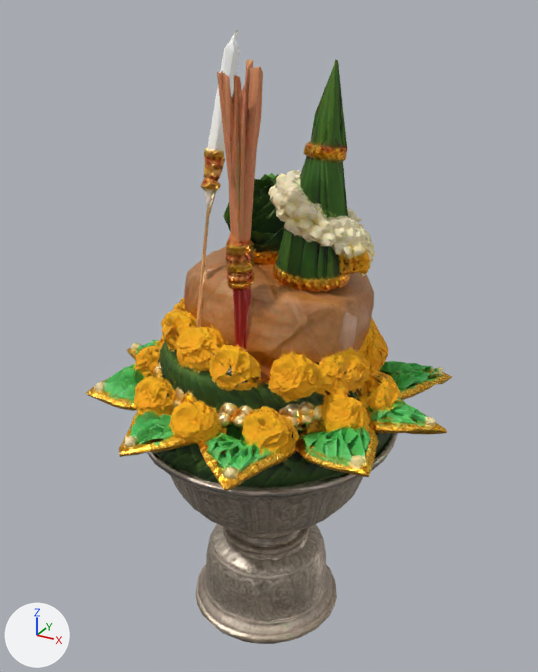
The glTF model assets/w3pewter.glb, before and after one commit.
Rendered twice from a camera (50 mm lens) standing at (0.269, -0.49, 0.514) and looking at (-0.004, 0.006, 0.266). Arrows for +X, +Y and +Z are at lower left; the lights stay in place. The picture after the commit comes second. Where no turn or scale is listed for an object, it has been applied to the vertices.

The scene before the commit, as lines of its bpy script (objects in view):
```python
me_output_unwrapped = bpy.data.meshes.new('output_unwrapped')
me_output_unwrapped.from_pydata(...)  # 7749 vertices, 16059 faces; spans x -0.152..0.152, y -0.139..0.139, z -0.25..0.25
me_output_unwrapped.materials.append(mat_bakedmaterial)
ob_output_unwrapped = bpy.data.objects.new('output_unwrapped', me_output_unwrapped)
ob_output_unwrapped.location = (0.0, 0.0, 0.25)
```
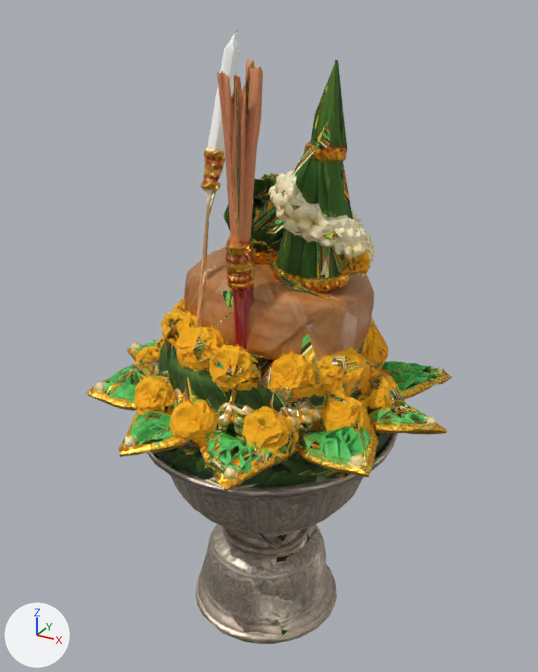
The change, as a diff of the scene's bpy script:
```diff
--- a/assets/w3pewter.glb.py
+++ b/assets/w3pewter.glb.py
@@ me_w3pewter_far @@
+me_w3pewter_far.from_pydata(...)  # 1068 vertices, 2271 faces; spans x -0.151..0.151, y -0.137..0.137, z -0.25..0.25
+me_w3pewter_far.materials.append(mat_bakedmaterial)
@@ ob_w3pewter_far @@
+ob_w3pewter_far = bpy.data.objects.new('w3pewter_far', me_w3pewter_far)
+ob_w3pewter_far.location = (0.0, -0.001, 0.25)
```

Where the change shows, as pixel boxes (x1, y1, x2, y2) in the pictures (538 x 672 px):
'w3pewter_far', added
    after: (90, 61, 448, 640)
